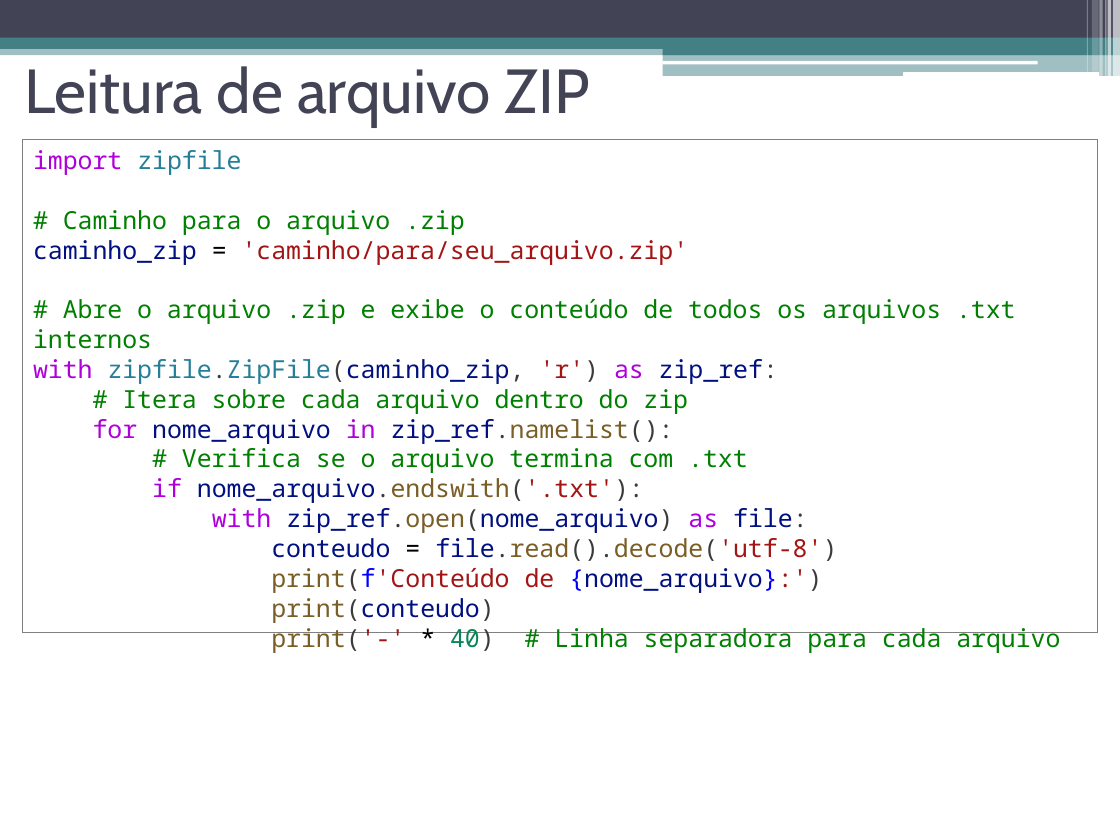
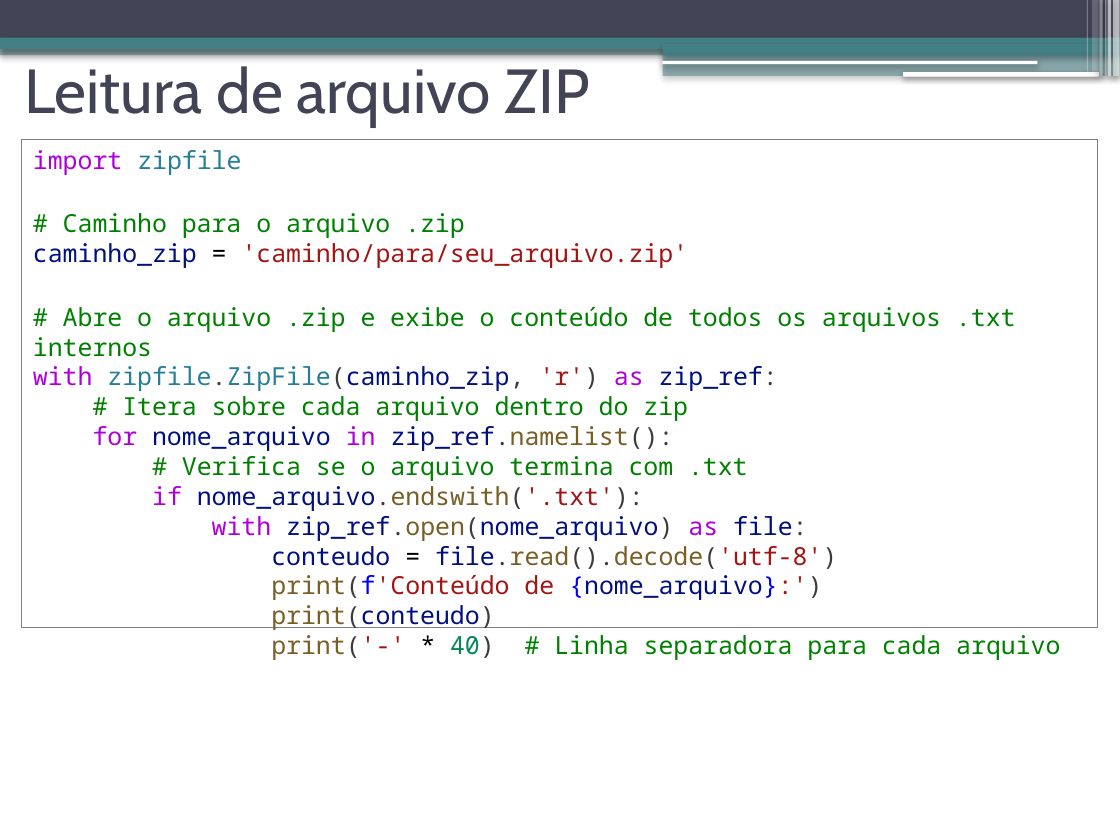
Before and after one commit to jeffersoncarvalho/ufc_2025_2, a slide deck: slide 24 of DES_PER/slides/ds_persist-01-arquivos.pptx (slide 23 before the commit). Drawn at 1120x840 pixels with LibreOffice and Linux fonts; fonts in the diff are those of the drawing. Boxes give left, top, right and bottom in pixels: in the first picture for what was removed or moved away, otherwise in the second. Text is boxed around its words. In the diff, an @@ line names an element or a change of style, - is before the commit and + after.

```diff
--- a/DES_PER/slides/ds_persist-01-arquivos.pptx
+++ b/DES_PER/slides/ds_persist-01-arquivos.pptx
@@ shadow on in 13 elements at [0, 45, 1120, 55], [0, 0, 1120, 38], [0, 38, 1120, 49], [663, 44, 1120, 55], [663, 54, 1120, 76], [662, 60, 1037, 64], [903, 72, 1099, 76], [1113, 0, 1120, 76], [1108, 0, 1111, 76], [1105, 0, 1107, 76], [1100, 0, 1103, 76], [1092, 0, 1099, 72], [1086, 0, 1088, 72] @@
@@ rectangle "import zipfile": place and size @@
-rectangle "import zipfile" at [22, 139, 1099, 633]
+rectangle "import zipfile" at [22, 139, 1099, 627]
@@ rectangle "import zipfile" at [22, 139, 1099, 627]: outline #808080 0.75 pt to #808080 0 pt @@
```
Also in this commit, not shown: 27 other slides changed, 1 slide added, 2 other files.
